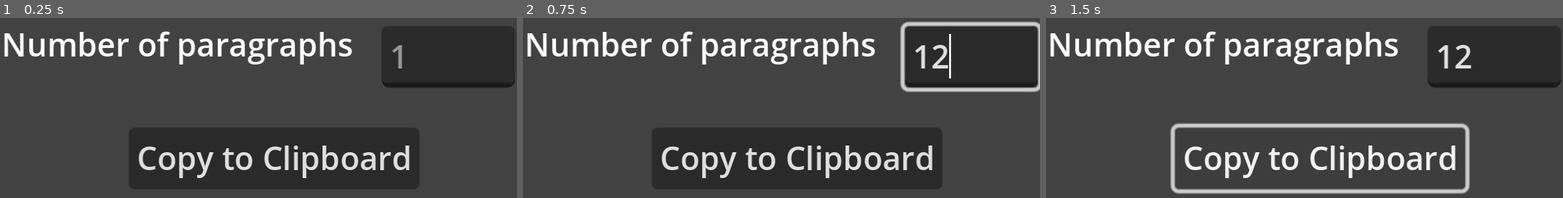
Above: before the commit, frames 1-3 (left to right).
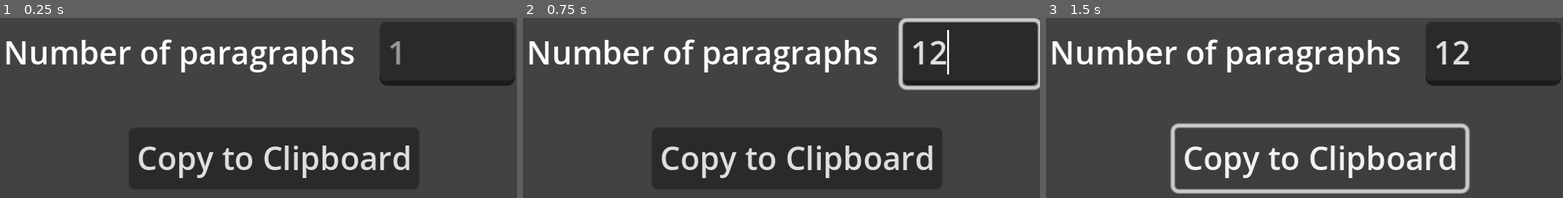
Above: after the commit, the same moments.

Repository: AndrewJDGalga/godot-windows-loremipsumgen
Game: Godot game, scene res://main.tscn
The game is run twice, just before and just after one commit, with the same random seed, the same clock (stepped at 60 frames per second) and the same inputs.
Inputs (mouse positions are in pixels of both pictures, inside the frame that each line leads up to):
- Up to frame 1 (0.25 s): no input
- Up to frame 2 (0.75 s): click (972, 57) at 0.52 s; type "12" at 0.6 s
- Up to frame 3 (1.5 s): click "Copy to Clipboard" at 1.25 s

The runs differ from the first frame. In frame 1, 6.0% of the frame differs, in the area x 0-100%, y 7-39%; in frame 2, 9.0%, in the area x 0-100%, y 0-42%; in frame 3, 6.4%.
Error before the commit: Attempt to call function 'get_as_text' in base 'null instance' on a null instance. (res://main.gd:8)
Error after the commit: Attempt to call function 'get_as_text' in base 'null instance' on a null instance. (res://main.gd:9)

Commit message:
paragraph count alignment tweek, copybutton signal to main scene script.

Diff:
--- a/main.gd
+++ b/main.gd
@@ -1,13 +1,21 @@
 extends Control
 
-var clipboardObj = null
+var copyBtn = null
+var paragraphCount = null
 var lorem = ""
 
 func _ready():
 	var file = FileAccess.open("res://sourcetext.txt", FileAccess.READ)
 	lorem = file.get_as_text()
-	var testText = lorem + "\n" + lorem
-	copyToClipboard(testText)
+	copyBtn = $copy_button
+	paragraphCount = $paragraph_count
 
 func copyToClipboard(text):
 	DisplayServer.clipboard_set(text)
+
+func onCopyPress():
+	pass
+
+
+func _on_copy_button_pressed():
+	pass # Replace with function body.
--- a/main.tscn
+++ b/main.tscn
@@ -31,3 +31,5 @@
 offset_top = 2.0
 offset_right = 294.0
 offset_bottom = 43.0
+
+[connection signal="pressed" from="copy_button" to="." method="_on_copy_button_pressed"]
--- a/paragraph_count.tscn
+++ b/paragraph_count.tscn
@@ -3,18 +3,20 @@
 [node name="paragraph_count" type="Control"]
 layout_mode = 3
 anchors_preset = 0
-offset_right = 293.0
+offset_right = 260.0
 offset_bottom = 41.0
 
 [node name="Label" type="Label" parent="."]
-offset_right = 40.0
-offset_bottom = 23.0
+offset_top = 4.0
+offset_right = 180.0
+offset_bottom = 28.0
 text = "Number of paragraphs"
+horizontal_alignment = 1
+vertical_alignment = 1
 
 [node name="LineEdit" type="LineEdit" parent="."]
 layout_mode = 0
-offset_left = 191.0
-offset_top = 2.0
-offset_right = 258.063
-offset_bottom = 33.0
+offset_left = 190.0
+offset_right = 258.0
+offset_bottom = 32.0
 placeholder_text = "1"
